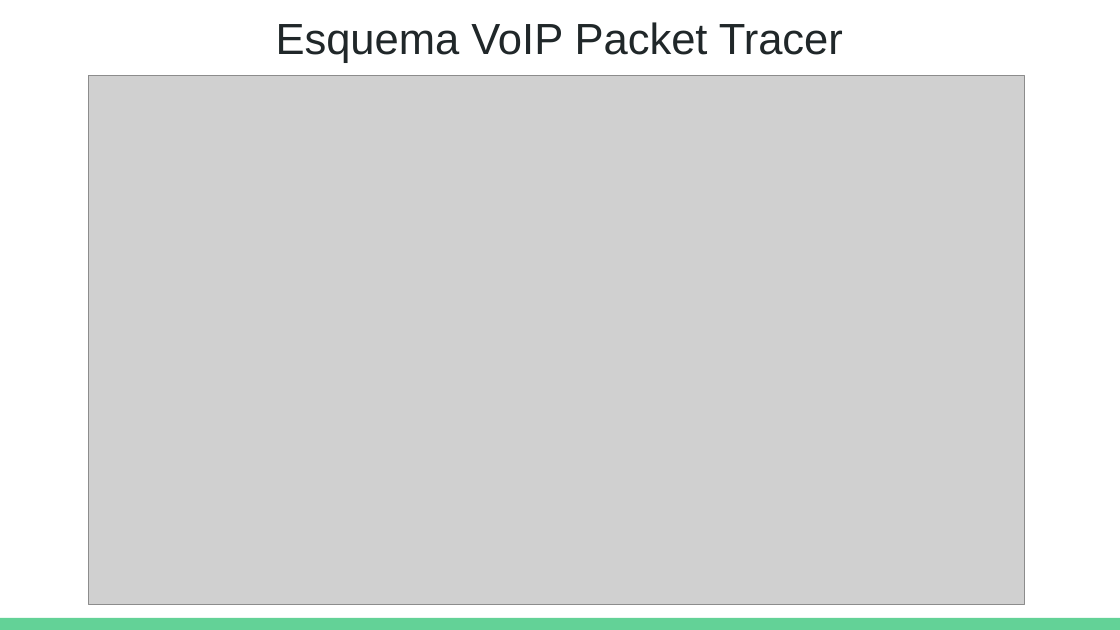
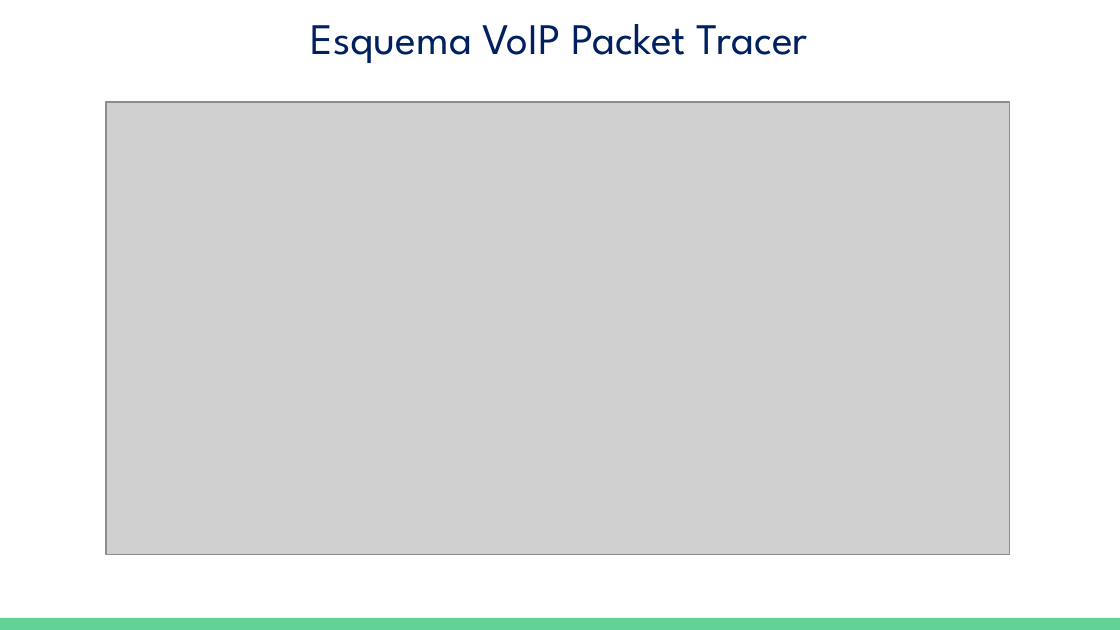
Before and after one commit to Diego23p/ProyectoDRLW, a slide deck: slide 2 of Proyecto DRLW(02-04-2020).pptx (slide 3 before the commit). Drawn at 1120x630 pixels with LibreOffice and Linux fonts; fonts in the diff are those of the drawing; grey boxes stand for pictures. Boxes give left, top, right and bottom in pixels: in the first picture for what was removed or moved away, otherwise in the second. Text is boxed around its words. In the diff, an @@ line names an element or a change of style, - is before the commit and + after.

```diff
--- a/Proyecto DRLW(02-04-2020).pptx
+++ b/Proyecto DRLW(02-04-2020).pptx
@@ title "Esquema VoIP Packet Tracer" at (x1=310, y1=24, x2=808, y2=63): font Arial to League Spartan, text colour #202729 to #002060 @@
@@ picture resized from (x1=88, y1=75, x2=1025, y2=605) to (x1=106, y1=102, x2=1010, y2=554) @@
```
Also in this commit, not shown: 2 slides added, 2 slides removed, 8 other files.
